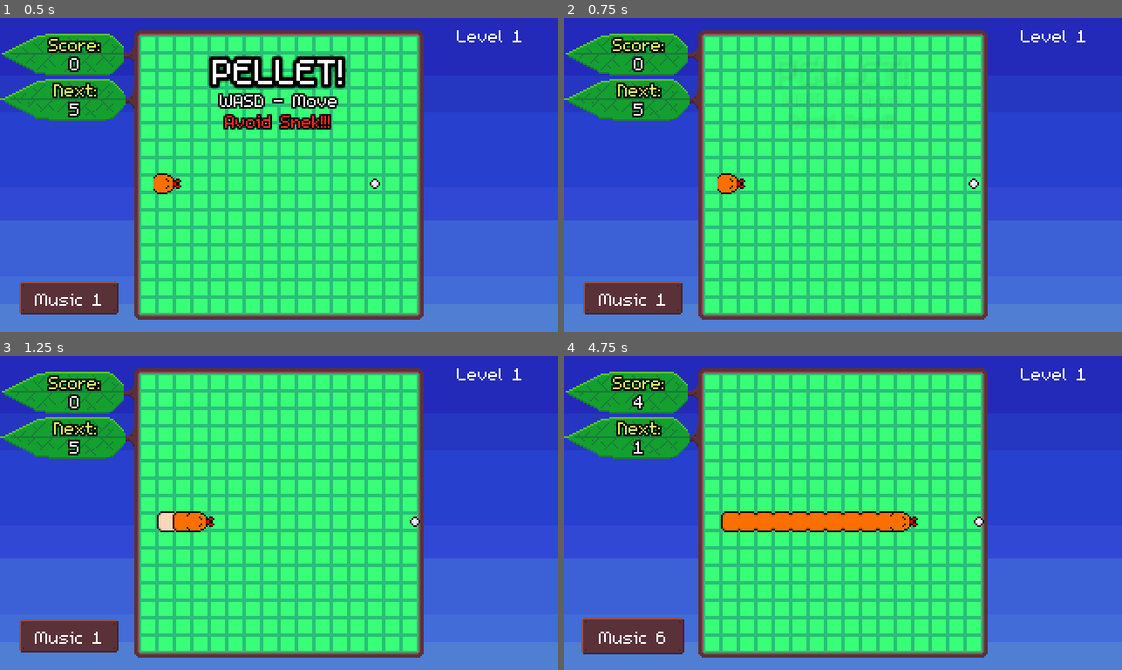
Above: before the commit, frames 1-4 (two rows, left to right).
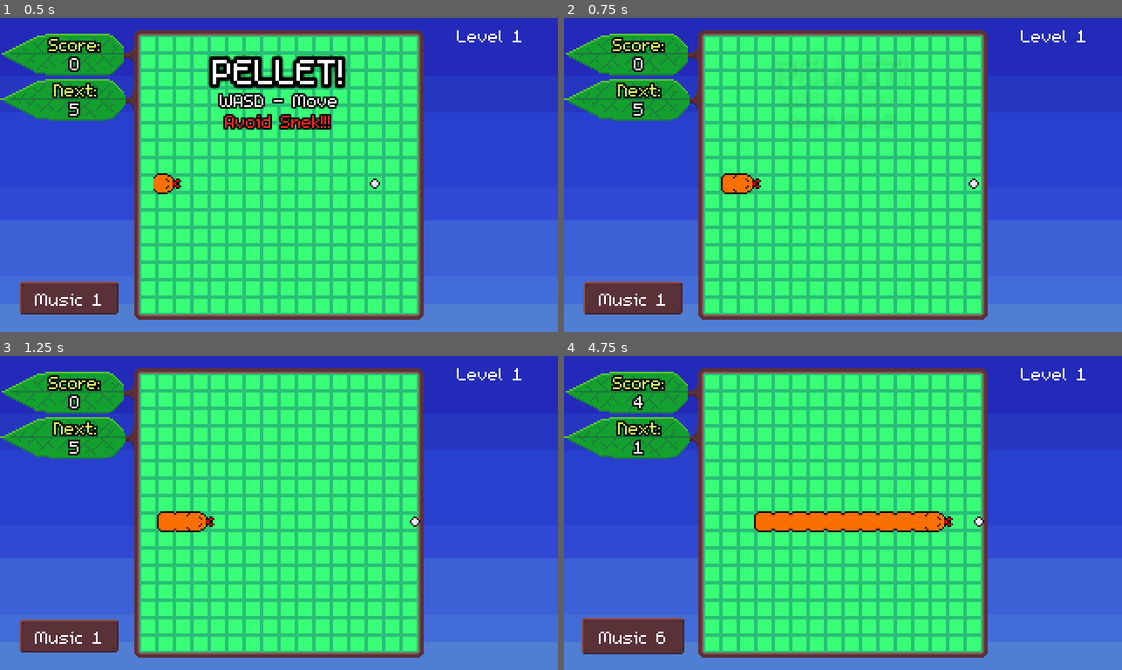
Above: after the commit, the same moments.

Repository: bdunko/Pellet
Game: Godot game, scene res://main.tscn
Two runs of this game, one before a commit and one after it. Both use one fixed random seed, a clock stepped at 60 frames per second and the inputs below.
Inputs:
- Up to frame 1 (0.5 s): no input
- Up to frame 2 (0.75 s): tap Enter at 0.5 s; hold D (right) from 0.53 s (still down); tap U (unlock) at 0.6 s
- Up to frame 3 (1.25 s): keep holding D (right)
- Up to frame 4 (4.75 s): release D (right) at 1.25 s; click "Music 1" at 1.25 s; click "Music 2" at 2 s; click "Music 3" at 2.75 s; click "Music 4" at 3.5 s; click "Music 5" at 4.25 s

Frame 1 is identical in both runs. In frame 2, 0.3% of the frame differs, in the area x 27-36%, y 49-57%; in frame 3, 0.2%; in frame 4, 0.9%, in the area x 28-70%, y 49-57%.

Commit message:
Snake AI fix, animated bullets, tweaks

Diff:
--- a/bugs/ant.tscn
+++ b/bugs/ant.tscn
@@ -8,7 +8,7 @@
 height = 10.0
 
 [node name="Ant" type="CharacterBody2D"]
-collision_layer = 8
+collision_layer = 136
 collision_mask = 130
 script = ExtResource("1_nbgum")
 
--- a/bugs/moth.gd
+++ b/bugs/moth.gd
@@ -5,7 +5,7 @@
 const BULLET = preload("res://bullets/bouncing_bullet.tscn")
 const BULLET_SPEED = 60
 
-const SHOT_PREVIEW_MODULATE = 0.5
+const SHOT_PREVIEW_MODULATE = 0.3
 
 func _ready():
 	modulate.a = 0
--- a/bullets/bouncing_bullet.gd
+++ b/bullets/bouncing_bullet.gd
@@ -51,6 +51,7 @@
 
 func disable():
 	disabled = true
+	$AnimatedSprite2D.stop()
 
 func shoot():
 	emit_signal("shot")
--- a/bullets/bouncing_bullet.tscn
+++ b/bullets/bouncing_bullet.tscn
@@ -1,7 +1,29 @@
-[gd_scene load_steps=4 format=3]
+[gd_scene load_steps=7 format=3 uid="uid://danmusbnko8hl"]
 
 [ext_resource type="Script" path="res://bullets/bouncing_bullet.gd" id="1_8f5ya"]
 [ext_resource type="Texture2D" uid="uid://cndbuk03udp72" path="res://assets/bounce_bullet.png" id="2_pbh4n"]
+
+[sub_resource type="AtlasTexture" id="AtlasTexture_h1u3e"]
+atlas = ExtResource("2_pbh4n")
+region = Rect2(0, 0, 5, 5)
+
+[sub_resource type="AtlasTexture" id="AtlasTexture_i6j2x"]
+atlas = ExtResource("2_pbh4n")
+region = Rect2(5, 0, 5, 5)
+
+[sub_resource type="SpriteFrames" id="SpriteFrames_ec0mc"]
+animations = [{
+"frames": [{
+"duration": 1.0,
+"texture": SubResource("AtlasTexture_h1u3e")
+}, {
+"duration": 1.0,
+"texture": SubResource("AtlasTexture_i6j2x")
+}],
+"loop": true,
+"name": &"default",
+"speed": 10.0
+}]
 
 [sub_resource type="CircleShape2D" id="CircleShape2D_og5ta"]
 radius = 1.0
@@ -11,8 +33,10 @@
 collision_mask = 35
 script = ExtResource("1_8f5ya")
 
-[node name="Sprite2D" type="Sprite2D" parent="."]
-texture = ExtResource("2_pbh4n")
+[node name="AnimatedSprite2D" type="AnimatedSprite2D" parent="."]
+sprite_frames = SubResource("SpriteFrames_ec0mc")
+autoplay = "default"
+frame_progress = 0.626317
 
 [node name="CollisionShape2D" type="CollisionShape2D" parent="."]
 shape = SubResource("CircleShape2D_og5ta")
--- a/bullets/bullet.gd
+++ b/bullets/bullet.gd
@@ -30,7 +30,6 @@
 			call_deferred("_begin_destroy")
 
 
-
 func _on_collide_with_bug(body):
 	if body != bug_owner:
 		call_deferred("_begin_destroy")
@@ -42,3 +41,4 @@
 
 func disable():
 	disabled = true
+	$AnimatedSprite2D.stop()
--- a/bullets/bullet.tscn
+++ b/bullets/bullet.tscn
@@ -1,8 +1,30 @@
-[gd_scene load_steps=5 format=3 uid="uid://bbx2am1b5eg21"]
+[gd_scene load_steps=8 format=3 uid="uid://bbx2am1b5eg21"]
 
 [ext_resource type="Script" path="res://bullets/bullet.gd" id="1_vd8pm"]
 [ext_resource type="Texture2D" uid="uid://q10b3erv14me" path="res://assets/bullet.png" id="2_tk56n"]
 [ext_resource type="AudioStream" uid="uid://blw2bawcgyjw4" path="res://assets/sound/bullet.mp3" id="3_jn4vm"]
+
+[sub_resource type="AtlasTexture" id="AtlasTexture_6mai0"]
+atlas = ExtResource("2_tk56n")
+region = Rect2(0, 0, 7, 7)
+
+[sub_resource type="AtlasTexture" id="AtlasTexture_ujbur"]
+atlas = ExtResource("2_tk56n")
+region = Rect2(7, 0, 7, 7)
+
+[sub_resource type="SpriteFrames" id="SpriteFrames_x5mh2"]
+animations = [{
+"frames": [{
+"duration": 1.0,
+"texture": SubResource("AtlasTexture_6mai0")
+}, {
+"duration": 1.0,
+"texture": SubResource("AtlasTexture_ujbur")
+}],
+"loop": true,
+"name": &"default",
+"speed": 10.0
+}]
 
 [sub_resource type="CircleShape2D" id="CircleShape2D_og5ta"]
 radius = 1.0
@@ -12,8 +34,10 @@
 collision_mask = 35
 script = ExtResource("1_vd8pm")
 
-[node name="Sprite2D" type="Sprite2D" parent="."]
-texture = ExtResource("2_tk56n")
+[node name="AnimatedSprite2D" type="AnimatedSprite2D" parent="."]
+sprite_frames = SubResource("SpriteFrames_x5mh2")
+autoplay = "default"
+frame_progress = 0.384111
 
 [node name="CollisionShape2D" type="CollisionShape2D" parent="."]
 shape = SubResource("CircleShape2D_og5ta")
--- a/bullets/moon_bullet.gd
+++ b/bullets/moon_bullet.gd
@@ -42,3 +42,4 @@
 
 func disable():
 	disabled = true
+	$AnimatedSprite2D.stop()
--- a/bullets/moon_bullet.tscn
+++ b/bullets/moon_bullet.tscn
@@ -1,7 +1,29 @@
-[gd_scene load_steps=5 format=3]
+[gd_scene load_steps=8 format=3 uid="uid://rn8uudkryy6o"]
 
 [ext_resource type="Script" path="res://bullets/moon_bullet.gd" id="1_4p1a6"]
 [ext_resource type="Texture2D" uid="uid://d3o7b8gu4houk" path="res://assets/moon_bullet.png" id="1_miniy"]
+
+[sub_resource type="AtlasTexture" id="AtlasTexture_ofi2c"]
+atlas = ExtResource("1_miniy")
+region = Rect2(0, 0, 21, 11)
+
+[sub_resource type="AtlasTexture" id="AtlasTexture_w2t2d"]
+atlas = ExtResource("1_miniy")
+region = Rect2(21, 0, 21, 11)
+
+[sub_resource type="SpriteFrames" id="SpriteFrames_67qk7"]
+animations = [{
+"frames": [{
+"duration": 1.0,
+"texture": SubResource("AtlasTexture_ofi2c")
+}, {
+"duration": 1.0,
+"texture": SubResource("AtlasTexture_w2t2d")
+}],
+"loop": true,
+"name": &"default",
+"speed": 10.0
+}]
 
 [sub_resource type="RectangleShape2D" id="RectangleShape2D_mgmwm"]
 size = Vector2(14, 6)
@@ -16,8 +38,10 @@
 collision_mask = 0
 script = ExtResource("1_4p1a6")
 
-[node name="Sprite2D" type="Sprite2D" parent="."]
-texture = ExtResource("1_miniy")
+[node name="AnimatedSprite2D" type="AnimatedSprite2D" parent="."]
+sprite_frames = SubResource("SpriteFrames_67qk7")
+autoplay = "default"
+frame_progress = 0.301793
 
 [node name="CollisionShape2D" type="CollisionShape2D" parent="."]
 position = Vector2(-1, 0)
--- a/default_bus_layout.tres
+++ b/default_bus_layout.tres
@@ -1,69 +1,70 @@
 [gd_resource type="AudioBusLayout" format=3 uid="uid://coypn8oxt1ati"]
 
 [resource]
+bus/0/volume_db = -1.45259
 bus/1/name = &"Snake"
 bus/1/solo = false
 bus/1/mute = false
 bus/1/bypass_fx = false
-bus/1/volume_db = 4.63125
+bus/1/volume_db = 3.17806
 bus/1/send = &"Master"
 bus/2/name = &"Music1"
 bus/2/solo = false
 bus/2/mute = false
 bus/2/bypass_fx = false
-bus/2/volume_db = -10.0692
+bus/2/volume_db = -11.1453
 bus/2/send = &"Master"
 bus/3/name = &"Music2"
 bus/3/solo = false
 bus/3/mute = true
 bus/3/bypass_fx = false
-bus/3/volume_db = -4.25003
+bus/3/volume_db = -5.13696
 bus/3/send = &"Master"
 bus/4/name = &"Music3"
 bus/4/solo = false
 bus/4/mute = true
 bus/4/bypass_fx = false
-bus/4/volume_db = -10.5236
+bus/4/volume_db = -13.3353
 bus/4/send = &"Master"
 bus/5/name = &"Music4"
 bus/5/solo = false
 bus/5/mute = true
 bus/5/bypass_fx = false
-bus/5/volume_db = -10.5236
+bus/5/volume_db = -11.4624
 bus/5/send = &"Master"
 bus/6/name = &"Music5"
 bus/6/solo = false
 bus/6/mute = true
 bus/6/bypass_fx = false
-bus/6/volume_db = -9.06927
+bus/6/volume_db = -9.07391
 bus/6/send = &"Master"
 bus/7/name = &"Music6"
 bus/7/solo = false
 bus/7/mute = true
 bus/7/bypass_fx = false
-bus/7/volume_db = -10.5185
+bus/7/volume_db = -11.1453
 bus/7/send = &"Master"
 bus/8/name = &"MoonBul"
 bus/8/solo = false
 bus/8/mute = false
 bus/8/bypass_fx = false
-bus/8/volume_db = -19.2054
+bus/8/volume_db = -20.6081
 bus/8/send = &"Master"
 bus/9/name = &"Bullets"
 bus/9/solo = false
 bus/9/mute = false
 bus/9/bypass_fx = false
-bus/9/volume_db = 2.38259
+bus/9/volume_db = 3.44026
 bus/9/send = &"Master"
 bus/10/name = &"Death"
 bus/10/solo = false
 bus/10/mute = false
 bus/10/bypass_fx = false
-bus/10/volume_db = 3.17584
+bus/10/volume_db = 4.89567
 bus/10/send = &"Master"
 bus/11/name = &"Start"
 bus/11/solo = false
 bus/11/mute = false
 bus/11/bypass_fx = false
-bus/11/volume_db = 2.51591
+bus/11/volume_db = 4.50015
 bus/11/send = &"Master"
--- a/global.gd
+++ b/global.gd
@@ -40,3 +40,15 @@
 func choose_one(options: Array[Variant]):
 	assert(options.size() != 0, "No options in array!")
 	return options[RNG.randi_range(0, options.size()-1)]
+
+func increment_wrap(i: int, maximum: int) -> int:
+	i += 1
+	if i >= maximum:
+		return 0
+	return i
+
+func decrement_wrap(i: int, minimum: int) -> int:
+	i -= 1
+	if i <= minimum:
+		return 0
+	return i
--- a/main.gd
+++ b/main.gd
@@ -13,7 +13,7 @@
 var state = State.WAITING
 var highscore = 0
 var start_level = 1
-var max_level = 0
+var max_level = 1
 
 const START_LEVEL_FORMAT = "Level %d"
 const HIGH_SCORE_FORMAT = "High Score: %d"
@@ -24,13 +24,15 @@
 const TIP_FORMAT = "[center]- Tip -\n%s"
 const MAX_LEVEL_END_TIP = "Congrats on reaching level 15!\nIn the future, you can press U\nat the start to unlock all levels."
 const tips = ["The snake can eat bugs.\nIt can block bullets too!",
+ "You get some points for surviving.\nBut you get more for making the\nsnake eat other enemies.",
  "You can touch the snake's body.\nOnly the head is deadly.",
- "You get some points for surviving.\nBut you get more for making the\nsnake eat other enemies.",
+ "You can change the music with the\nbutton in the bottom right!",
+ "There's something pretty amazing at level 15...\nJust saying...",
+ "Have you noticed?\nEnemies flash before shooting.",
  "If you have the snake eat every enemy,\nyou'll get a score bonus.",
- "Have you noticed?\nEnemies flash before shooting.",
- "There's something pretty amazing at level 15...\nJust saying...",
- "Bugs will block bullets shot\nby other bugs.",
- "You can change the music with the\nbutton in the bottom right!"]
+ "Bugs will block bullets shot\nby other bugs."
+ ]
+var current_tip = 0
 
 var SCORE_TO_COMMENTARY = {
 	0 : "You let it catch you, didn't you..?",
@@ -43,11 +45,11 @@
 	25000 : "Unbelievable score... are you cheating?"
 }
 
-const LEVEL_TIMES = [-1, 5, 15, 15, 15, 15, 20, 20, 20, 20, 20, 20, 20, 20, 25, 25]
+const LEVEL_TIMES = [-1, 5, 15, 15, 15, 15, 15, 20, 20, 20, 20, 20, 20, 20, 20, 20]
 #const LEVEL_TIMES = [-1, 1, 1, 1, 1, 1, 1, 1, 1, 1, 1, 1, 1, 1, 1, 1]
 
 var MAX_LEVEL = LEVEL_TIMES.size()
-var MAX_LEVEL_TIME = 30
+var MAX_LEVEL_TIME = 20
 
 var GRID_COLORS = [null, Color(57/255.0, 255/255.0, 120/255.0), Color(202/255.0, 205/255.0, 71/255.0), Color(222/255.0, 181/255.0, 190/255.0),
 Color(113/255.0, 225/255.0, 155/255.0), Color(234/255.0, 226/255.0, 155/255.0), Color(203/255.0, 105/255.0, 145/255.0),
@@ -72,12 +74,18 @@
 	"No pressure...",
 	"Triple trouble!",
 	"Bullet-bouncing Moths??",
-	"Speed up!",
+	"Bullet speed up!",
 	"Uh oh..."
 ]
 const MAX_LEVEL_TIP = "How much longer...?"
 
 func _update_level_graphics():
+	if level >= MAX_LEVEL:
+		$UI/Time.text = str(MAX_LEVEL_TIME)
+	else:
+		$UI/Time.text = str(LEVEL_TIMES[level])
+	$UI/LevelLabel.text = LEVEL_FORMAT % level
+
 	if level >= MAX_LEVEL:
 		grid_color = MAX_GRID_COLOR
 	else:
@@ -110,21 +118,27 @@
 	if level >= 13:
 		enemy_pool.append([MOTH, MOTH_SPAWN])
 
+	if level >= 14:
+		spawn_boost = 4
+	if level >= 13:
+		spawn_boost = 3
+	if level >= 9:
+		spawn_boost = 2
+	if level >= 5:
+		spawn_boost = 1
+
 func _update_level():
 	_update_level_graphics()
 	_update_bug_pool()
 
 	$NextLevelInfo.visible = true
 	if level >= MAX_LEVEL:
-		$UI/Time.text = str(MAX_LEVEL_TIME)
 		$NextLevelInfo.next_level(MAX_LEVEL_TIP)
 	else:
-		$UI/LevelLabel.text = LEVEL_FORMAT % level
-		$UI/Time.text = str(LEVEL_TIMES[level])
 		$NextLevelInfo.next_level(NEXT_LEVEL_TIPS[level])
 
 	# 1 spawn per level
-	spawn_count = max(2, min(int(level/2.0), MAX_SPAWN_COUNT))
+	spawn_count = max(2, min(int(level/2.0) + spawn_boost, MAX_SPAWN_COUNT))
 	max_ants = max(1, min(int(level/6.0), MAX_ANTS_MAX))
 
 	if level >= 8 and $Snakes.get_child_count() < 2:
@@ -132,14 +146,12 @@
 	if level >= 12 and $Snakes.get_child_count() < 3:
 		_spawn_new_snake(2)
 
-	if level >= 14:
-		_set_speed(2)
-	elif level >= 7:
+	if level >= 7:
 		_set_speed(1)
 	else:
 		_set_speed(0)
 
-	if level >= 15:
+	if level >= 14:
 		bullet_speed_multiplier = FAST_BULLET_SPEED
 
 	# add enemies and stuff
@@ -159,15 +171,12 @@
 		forced_spawns = 1
 	elif level == 10:
 		_spawn_enemy(HORNET, HORNET_SPAWN)
-		forced_spawns = 1
 	elif level == 13:
 		_spawn_enemy(MOTH, MOTH_SPAWN)
 		_spawn_enemy(MOTH, MOTH_SPAWN)
 		forced_spawns = 2
-		spawn_count += 1 #5
 	elif level == 15: #moon
 		_spawn_enemy(MOON, MOON_SPAWN) #this will stop working if max level > 15
-		spawn_count += 1
 	elif level >= 16: #challenge
 		# speed up moon
 		if level == 20:
@@ -184,7 +193,8 @@
 const MAX_ANTS_MAX = 3 #too annoying otherwise
 var max_ants = 1
 const DEFAULT_SPAWN_COUNT = 2
-const MAX_SPAWN_COUNT = 8
+const MAX_SPAWN_COUNT = 10
+var spawn_boost = 0
 var spawn_count = DEFAULT_SPAWN_COUNT
 var enemy_pool = []
 const BEETLE = preload("res://bugs/beetle.tscn")
@@ -209,7 +219,7 @@
 	GRID, GRID_NO_BORDER, FRAME, BOTTOM, MOON
 }
 
-const SAFE_SPAWN_DIST = 8 #dont' spawn next to player if possible
+const SAFE_SPAWN_DIST = 9 #don't spawn next to player if possible
 func _try_find_legal_position(spawnmode, max_attempts = 25):
 	var tries = 0
 	while tries < max_attempts:
@@ -332,18 +342,17 @@
 	_update_level()
 	$NextLevelInfo.visible = false
 	$Grid.self_modulate = grid_color
-
-@onready var BASE_SPEED = 0.42
-const MORE_SPEED = 0.36
-const MOST_SPEED = 0.30
+	$SnakeTimer.wait_time = BASE_SPEED
+
 var speed_level = 0
+@onready var BASE_SPEED = 0.35
+const MOST_SPEED = 0.29
 
 func _spawn_new_snake(color = 0):
 	var rand_pos = _try_find_legal_position(SNAKE_SPAWN, 200) #try really hard to spawn this snek
 	if rand_pos != null:
 		var snek = SNAKE.instantiate()
 		snek.position = Global.to_global_position(rand_pos)
-		snek.no_free_segments()
 		snek.enable()
 		snek.set_base_color(color)
 		snek.ate_bug.connect(on_bug_killed)
@@ -367,7 +376,8 @@
 func _update_dead_info():
 	$DeadInfo/Time.text = TIME_FORMAT % int(time_elapsed)
 	$DeadInfo/Score.text = SCORE_FORMAT % score
-	$DeadInfo/Tip.text = TIP_FORMAT % Global.choose_one(tips)
+	$DeadInfo/Tip.text = TIP_FORMAT % tips[current_tip]
+	current_tip = Global.increment_wrap(current_tip, len(tips))
 	if max_level != 15 and level >= 15:
 		$DeadInfo/Tip.text = TIP_FORMAT % MAX_LEVEL_END_TIP
 		tips.append(MAX_LEVEL_END_TIP)
@@ -394,19 +404,18 @@
 		$NextLevelInfo.visible = false
 
 func _set_speed(speed):
+	assert(speed >= 0 and speed <= 1)
 	speed_level = speed
 	if speed_level == 0:
-		$Timer.wait_time = BASE_SPEED
+		$SnakeTimer.wait_time = BASE_SPEED
 	elif speed_level == 1:
-		$Timer.wait_time = MORE_SPEED
-	else:
-		$Timer.wait_time = MOST_SPEED
+		$SnakeTimer.wait_time = MOST_SPEED
 
 func _on_reset():
 	$TransitionSound.play()
-	speed_level = 0
-	$Timer.wait_time = BASE_SPEED
+	_set_speed(0)
 	max_ants = 1
+	spawn_boost = 0
 	enemy_pool.clear()
 	$Snakes/Snake.reset()
 	$Pellet.reset()
@@ -421,11 +430,12 @@
 	$StartupInfo.on_reset()
 	$DeadInfo.on_reset()
 	$UI/Score.text = str(0)
-	if max_level == 0: #first death; enable level skip
-		max_level = level
-		_enable_skip()
 	if level > max_level:
 		max_level = level
+		if max_level >= MAX_LEVEL:
+			max_level = MAX_LEVEL
+		start_level = max_level
+		_enable_skip()
 	level = start_level
 	_update_level_graphics()
 	$StartupInfo/StartLevel.text = START_LEVEL_FORMAT % start_level
@@ -473,11 +483,14 @@
 		if max_level != 15:
 			max_level = 15
 			start_level = 15
+			level = 15
 			var text = POINTS_TEXT.instantiate()
 			text.text = "Unlocked levels!"
 			text.position = $Pellet.position - Vector2(50, 15)
 			add_child(text)
 			_enable_skip()
+			$StartupInfo/StartLevel.text = START_LEVEL_FORMAT % level
+			_update_level_graphics()
 
 func _on_second_passed():
 	score += level
@@ -486,11 +499,10 @@
 		level += 1
 		_update_level()
 
-func is_grid_pos_full(grid_pos):
-	# are there any bug at pos?
-	for bug in $Bugs.get_children():
-		if Global.to_grid_position(bug.position) == grid_pos:
-			return true
+func is_grid_pos_full(grid_pos) -> bool:
+	# is bug at pos?
+	if is_grid_pos_bug(grid_pos):
+		return true
 	# is snake at pos?
 	if is_grid_pos_snake(grid_pos):
 		return true
@@ -499,7 +511,14 @@
 		return true
 	return false
 
-func is_grid_pos_snake(grid_pos):
+func is_grid_pos_bug(grid_pos) -> bool:
+	# are there any bug at pos?
+	for bug in $Bugs.get_children():
+		if Global.to_grid_position(bug.position) == grid_pos:
+			return true
+	return false
+
+func is_grid_pos_snake(grid_pos) -> bool:
 	for snake in $Snakes.get_children():
 		if snake.is_snake_at(grid_pos):
 			return true
@@ -535,7 +554,7 @@
 		add_child(bonus_text)
 
 
-func _on_timer_timeout():
+func _on_snake_timer_timeout():
 	for s in $Snakes.get_children():
 		s.move()
 	if state == State.PLAYING:
@@ -624,6 +643,7 @@
 	if level > 1:
 		level -= 1
 		start_level = level
+	$UI/LevelLabel.text = LEVEL_FORMAT % level
 	$StartupInfo/StartLevel.text = START_LEVEL_FORMAT % level
 	_update_level_graphics()
 
@@ -631,5 +651,6 @@
 	if level < max_level:
 		level += 1
 		start_level = level
+	$UI/LevelLabel.text = LEVEL_FORMAT % level
 	$StartupInfo/StartLevel.text = START_LEVEL_FORMAT % level
 	_update_level_graphics()
--- a/main.tscn
+++ b/main.tscn
@@ -366,8 +366,8 @@
 [node name="Snake" parent="Snakes" instance=ExtResource("7_ertux")]
 position = Vector2(96, 95)
 
-[node name="Timer" type="Timer" parent="."]
-wait_time = 0.4
+[node name="SnakeTimer" type="Timer" parent="."]
+wait_time = 0.36
 autostart = true
 
 [node name="DieSound" type="AudioStreamPlayer" parent="."]
@@ -454,5 +454,5 @@
 [connection signal="dead" from="Pellet" to="." method="_on_pellet_dead"]
 [connection signal="moved" from="Pellet" to="." method="_on_pellet_moved"]
 [connection signal="ate_bug" from="Snakes/Snake" to="." method="on_bug_killed"]
-[connection signal="timeout" from="Timer" to="." method="_on_timer_timeout"]
+[connection signal="timeout" from="SnakeTimer" to="." method="_on_snake_timer_timeout"]
 [connection signal="pressed" from="MusicButton" to="." method="_on_music_control_pressed"]
--- a/snake.gd
+++ b/snake.gd
@@ -26,8 +26,8 @@
 
 @onready var STARTING_POS = position
 @onready var STARTING_ROT = rotation_degrees
-const FREE_SEGMENTS_MAX = 10
-var free_segments = FREE_SEGMENTS_MAX
+const QUEUED_SEGMENTS_DEFAULT = 10
+var queued_segments = QUEUED_SEGMENTS_DEFAULT
 
 
 class Pair:
@@ -43,38 +43,69 @@
 		return self
 
 func _dir_to_pellet(grid_pos: Vector2, pellet_pos: Vector2) -> Direction:
-	var checked = []
+	# pre-generate collision map
+	var cmap := []
+	for x in range(0, Global.GRID_SIZE.x):
+		cmap.append([])
+		for y in range(0, Global.GRID_SIZE.y):
+			cmap[x].append(get_parent().get_parent().is_grid_pos_snake(Vector2(x, y)))
+
+	var solutions = []
+
+	# remember spots we checked for each possible direction
+	var checked = {}
+	checked[Direction.UP] = []
+	checked[Direction.DOWN] = []
+	checked[Direction.LEFT] = []
+	checked[Direction.RIGHT] = []
+
 	var to_check = []
+	# initial spots to check - up down left right from starting position
 	var next_checks = [
 		Pair.new().setup(Vector2(grid_pos.x + 1, grid_pos.y), Direction.RIGHT),
 		Pair.new().setup(Vector2(grid_pos.x - 1, grid_pos.y), Direction.LEFT),
 		Pair.new().setup(Vector2(grid_pos.x, grid_pos.y + 1), Direction.DOWN),
 		Pair.new().setup(Vector2(grid_pos.x, grid_pos.y - 1), Direction.UP)
 		]
-	next_checks.shuffle()
-
-	while next_checks.size() != 0:
-		for pair in next_checks:
+
+	# while we have stuff to check and no solutions
+	while next_checks.size() != 0 and solutions.size() == 0:
+		for pair in next_checks: # add each spot to check to a list
 			to_check.append(pair)
-		next_checks.clear()
-
+		next_checks.clear() # clear the list of spots to check in next iteration
+
+		# while we have spots to check on current depth
 		while to_check.size() != 0:
 			var current_check: Pair = to_check.pop_front()
-			if not Global.is_grid_pos_in_grid(current_check.pos) or get_parent().get_parent().is_grid_pos_snake(current_check.pos) or current_check.pos in checked: # can't go this way
+			if not Global.is_grid_pos_in_grid(current_check.pos) or cmap[current_check.pos.x][current_check.pos.y] or current_check.pos in checked[current_check.original_dir]: # can't go this way
 				continue
 
-			checked.append(current_check.pos)
-
-			if current_check.pos == pellet_pos:
-				return current_check.original_dir # found a path
+			# mark this spot as checked (for this direction)
+			checked[current_check.original_dir].append(current_check.pos)
+
+			if current_check.pos == pellet_pos: # if we reached the pellet, this is a solution
+				solutions += [current_check.original_dir]
 			else: # append left, up, right, down
 				next_checks.append(Pair.new().setup(current_check.pos + Vector2(1, 0), current_check.original_dir))
 				next_checks.append(Pair.new().setup(current_check.pos + Vector2(-1, 0), current_check.original_dir))
 				next_checks.append(Pair.new().setup(current_check.pos + Vector2(0, 1), current_check.original_dir))
 				next_checks.append(Pair.new().setup(current_check.pos + Vector2(0, -1), current_check.original_dir))
 
-	# stuck, wait
-	return Direction.NONE
+
+	if solutions.size() == 1: # found shortest path, go that way
+		return solutions[0]
+	elif solutions.size() != 0: # multiple valid paths of same length; if one direction has a bug immediately, prioritize it
+		if Direction.UP in solutions and get_parent().get_parent().is_grid_pos_bug(Vector2(grid_pos.x, grid_pos.y - 1)):
+			return Direction.UP
+		elif Direction.DOWN in solutions and get_parent().get_parent().is_grid_pos_bug(Vector2(grid_pos.x, grid_pos.y + 1)):
+			return Direction.DOWN
+		elif Direction.LEFT in solutions and get_parent().get_parent().is_grid_pos_bug(Vector2(grid_pos.x - 1, grid_pos.y)):
+			return Direction.LEFT
+		elif Direction.RIGHT in solutions and get_parent().get_parent().is_grid_pos_bug(Vector2(grid_pos.x + 1, grid_pos.y)):
+			return Direction.RIGHT
+		return Global.choose_one(solutions) # no bugs adjacent, go a random solution direction
+
+	return Direction.NONE # no path at all, so don't move
 
 func move():
 	if _enabled:
@@ -84,9 +115,9 @@
 			_previous_head_positions.remove_at(99)
 
 		# initial grows
-		if(free_segments != 0):
+		if(queued_segments != 0):
 			_grow_snake()
-			free_segments -= 1
+			queued_segments -= 1
 
 		# get my grid position
 		var grid_pos = Global.to_grid_position(position)
@@ -97,10 +128,6 @@
 		_direction = _dir_to_pellet(grid_pos, pellet_pos)
 		if _direction == Direction.NONE:
 			return
-
-		# $HACK$ - force a right on first move, fixes a graphical glitch
-		if _previous_head_positions.size() == 1:
-			_direction = Direction.RIGHT
 
 		# move according to direction
 		grid_pos += _MOVEMENT_BY_DIR[_direction]
@@ -178,7 +205,7 @@
 	# clear prev pos
 	_previous_head_positions.clear()
 	# free segs
-	free_segments = FREE_SEGMENTS_MAX
+	queued_segments = QUEUED_SEGMENTS_DEFAULT
 
 
 func disable():
@@ -196,7 +223,8 @@
 	else:
 		$YumTimer.start()
 
-	call_deferred("_grow_snake")
+	#call_deferred("_grow_snake")
+	queued_segments += 1
 	body.queue_free()
 	emit_signal("ate_bug", body.position)
 
@@ -233,9 +261,6 @@
 	for seg in $Segments.get_children():
 		seg.modulate = c
 
-func no_free_segments():
-	free_segments = 1
-
 func _ready():
 	$HeadSprite.modulate = color
 	modulate.a = 0
--- a/ui/points.gd
+++ b/ui/points.gd
@@ -14,8 +14,8 @@
 
 func setup_bonus(pts):
 	text = FORMAT_BONUS % pts
-	$VisibleTimer.wait_time = 0.6
-	speed = 25
+	$VisibleTimer.wait_time = 0.8
+	speed = 22
 
 # Called every frame. 'delta' is the elapsed time since the previous frame.
 func _process(delta):
Binary file changed: assets/bounce_bullet.png
Binary file changed: assets/bullet.png
Binary file changed: assets/moon_bullet.png
